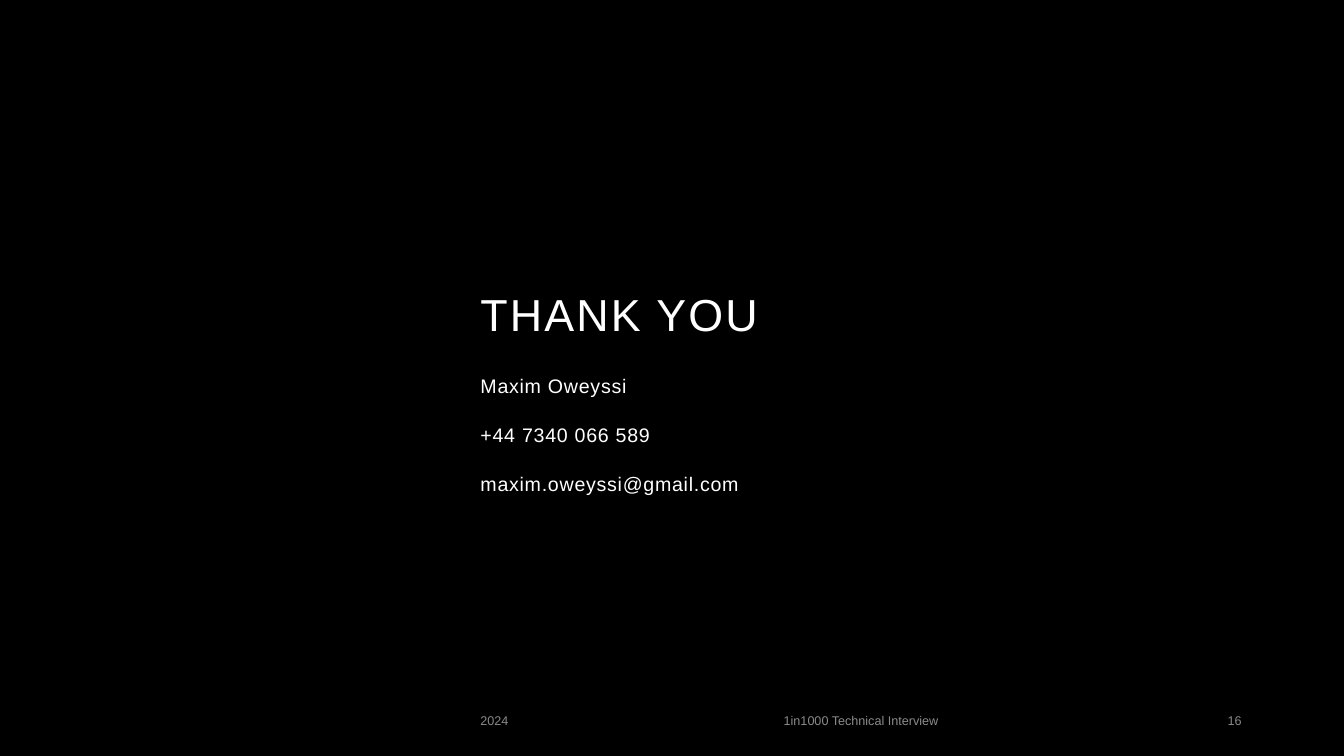
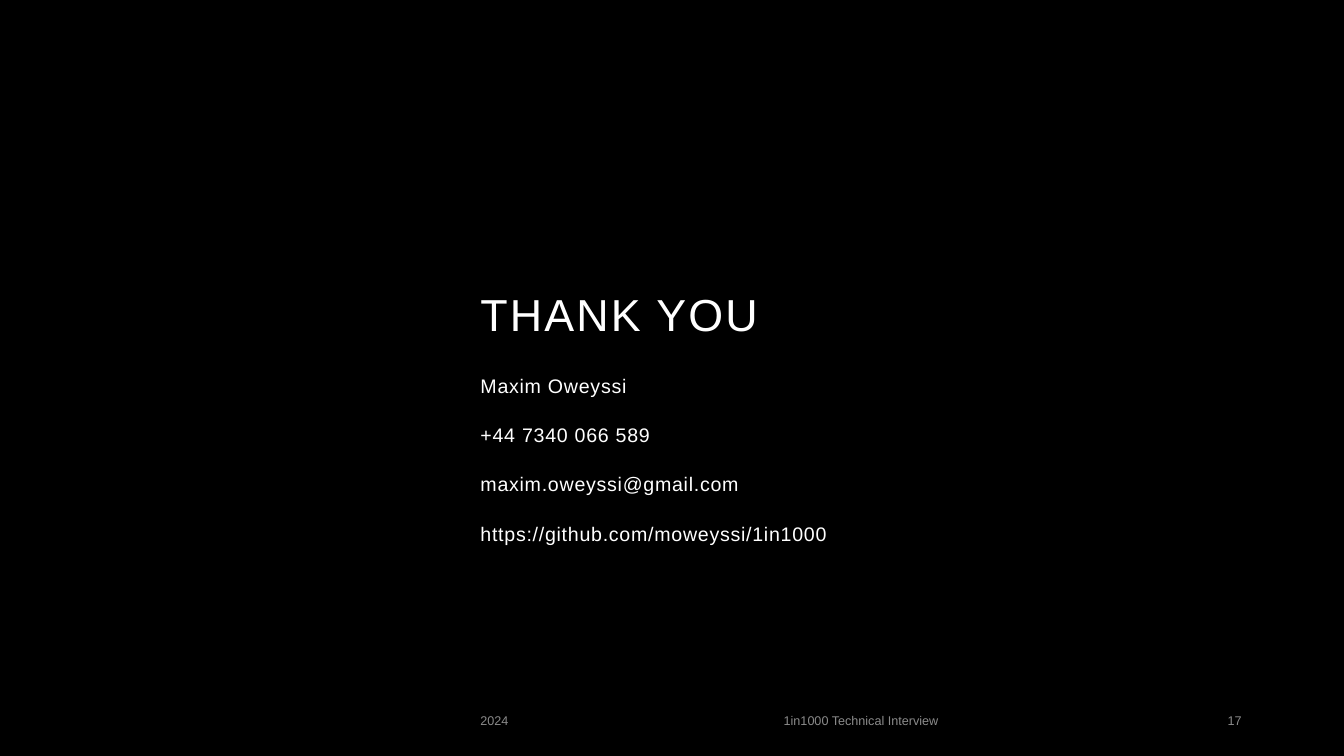
Before and after one commit to moweyssi/1in1000, a slide deck: slide 17 of 1in1000.pptx (slide 16 before the commit). Drawn at 1344x756 pixels with LibreOffice and Linux fonts; fonts in the diff are those of the drawing; background and template pictures are left out. Boxes give left, top, right and bottom in pixels: in the first picture for what was removed or moved away, otherwise in the second. Text is boxed around its words. In the diff, an @@ line names an element or a change of style, - is before the commit and + after.

```diff
--- a/1in1000.pptx
+++ b/1in1000.pptx
@@ subtitle at bbox=[480, 526, 826, 545]: paragraph added @@
+https://github.com/moweyssi/1in1000
@@ page number at bbox=[1228, 716, 1242, 725]: text changed @@
-16
+17
```
Also in this commit, not shown: 14 other slides changed, 1 slide added, 4 other files.
